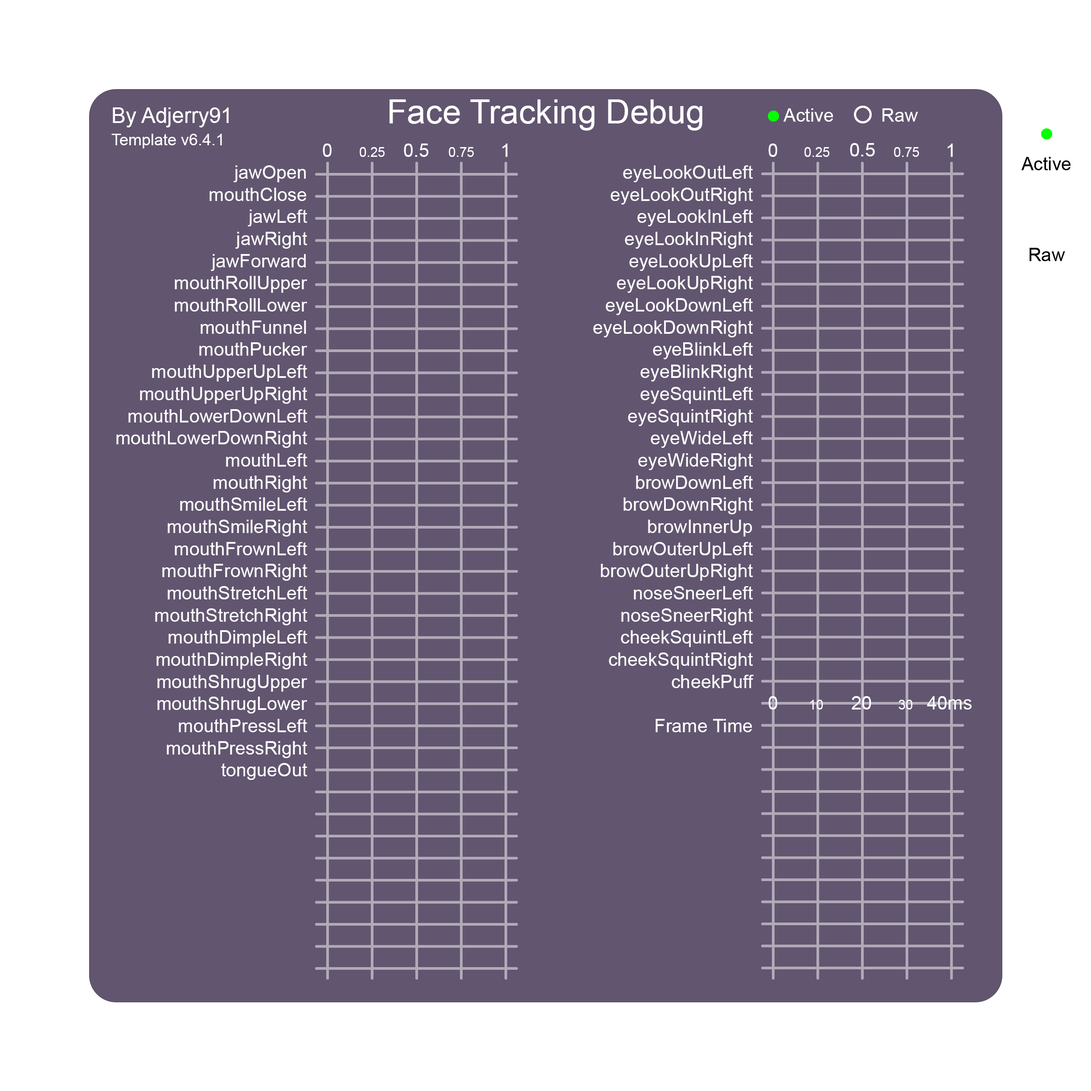
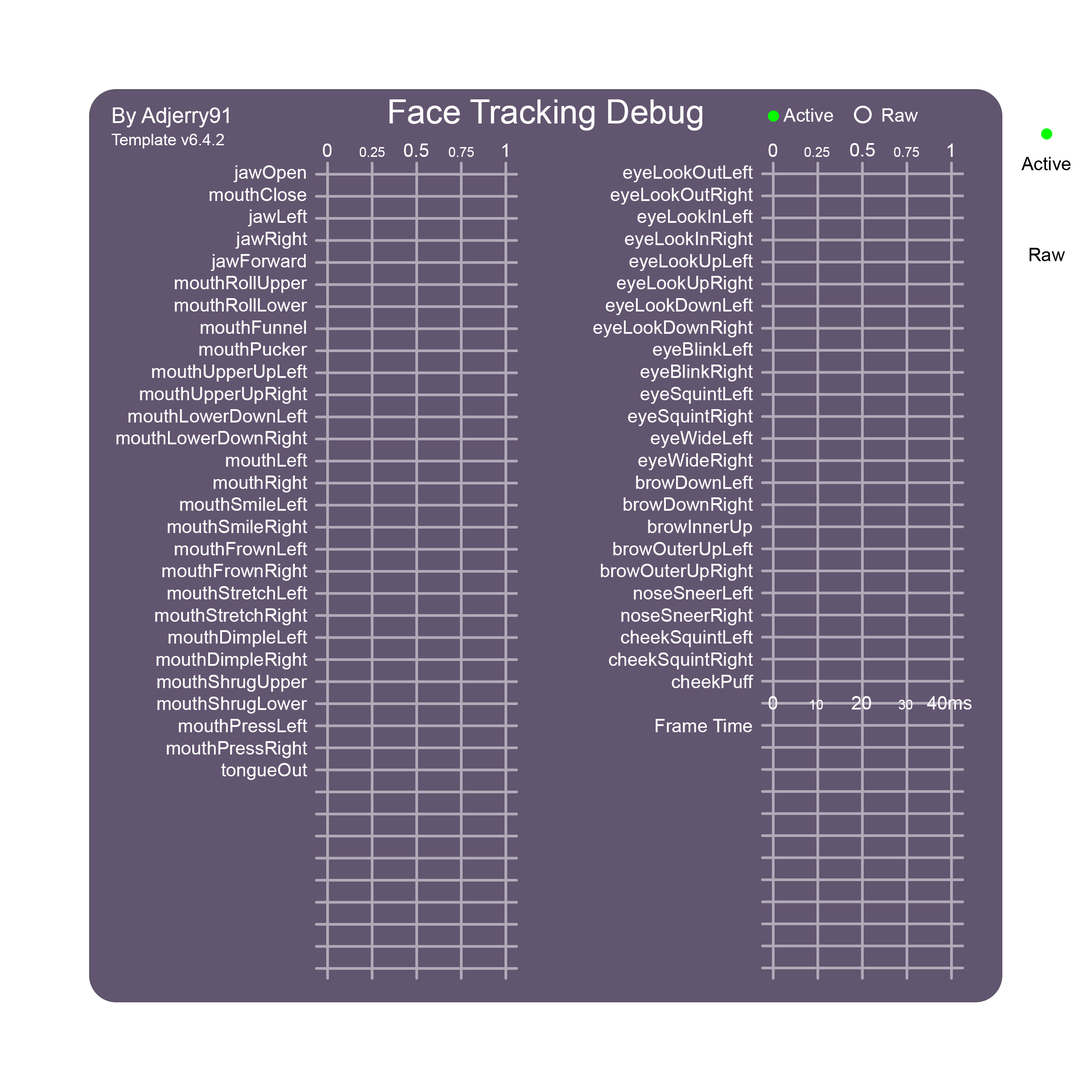
Two versions of the same layered image (1091 x 1091). Layer-by-layer changes:
painted on "Template Version" over [216, 133, 225, 146]
